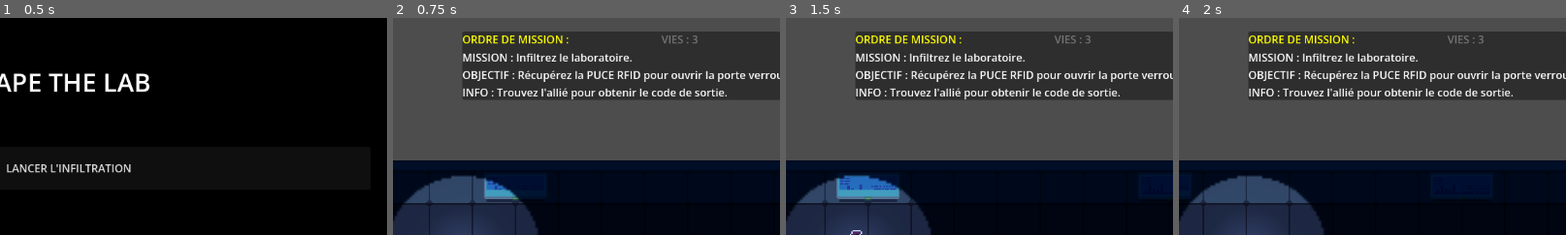
Above: before the commit, frames 1-4 (left to right).
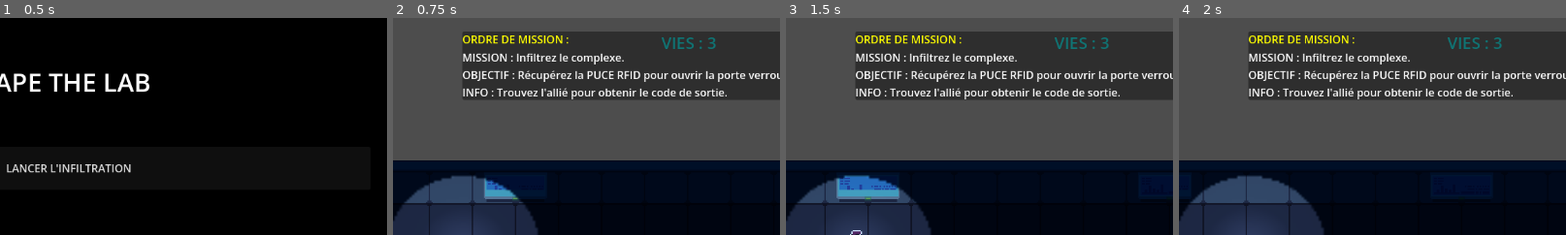
Above: after the commit, the same moments.

Repository: Docodoc3/Escape-the-lab
Game: Godot game, scene res://Scenes/main_menu.tscn
Two runs of this game, one before a commit and one after it. Both use one fixed random seed, a clock stepped at 60 frames per second and the inputs below.
Inputs:
- Up to frame 1 (0.5 s): no input
- Up to frame 2 (0.75 s): click "LANCER L'INFILTRATION" at 0.5 s
- Up to frame 3 (1.5 s): tap Enter at 1.25 s; hold D (move_right) from 1.28 s (still down); hold E (interact) from 1.28 s (still down)
- Up to frame 4 (2 s): keep holding D (move_right); keep holding E (interact)
The pictures show only the part of the screen within x 41-91%, y 0-50%; the shares and areas given below are measured in that part.

Frame 1 is identical in both runs. In frame 2, 0.7% of the frame differs, in the area x 46-84%, y 8-22%; in frame 3, 0.7%; in frame 4, 0.7%.

Commit message:
Commit changement système vie définitif de définitif de définitif

Diff:
--- a/Scripts/chest.gd
+++ b/Scripts/chest.gd
@@ -1,11 +1,10 @@
 extends StaticBody2D
-
-var is_open: bool = false # C'est cette ligne qui manquait !
+var is_open = false #
 
 func interact(player):
 	if is_open: return
 	is_open = true
-	$AnimatedSprite2D.play("open")
+	$AnimatedSprite2D.play("open") #
 	player.has_key = true
-	get_tree().call_group("hud", "show_key")
+	get_tree().call_group("hud", "show_key") #
 	get_tree().call_group("hud", "show_hud_directive", ["Puce RFID récupérée !"], "INVENTAIRE :")
--- a/Scripts/door.gd
+++ b/Scripts/door.gd
@@ -2,8 +2,8 @@
 
 func interact(player):
 	if player.has_key:
-		$AnimatedSprite2D.play("open")
+		$AnimatedSprite2D.play("open") #
 		$CollisionShape2D.set_deferred("disabled", true)
 		get_tree().call_group("hud", "show_hud_directive", ["Accès autorisé : porte ouverte."], "SYSTÈME :")
 	else:
-		get_tree().call_group("hud", "show_hud_directive", ["Accès refusé : puce RFID requise."], "ERREUR :")
+		get_tree().call_group("hud", "show_hud_directive", ["Accès refusé : clé requise."], "ERREUR :") #
--- a/Scripts/hud.gd
+++ b/Scripts/hud.gd
@@ -6,7 +6,7 @@
 var current_hud_directive_panel: PanelContainer = null
 
 func _ready():
-	add_to_group("hud")
+	add_to_group("hud") #
 	# Config Clé Bas Gauche
 	key_icon.anchor_left = 0; key_icon.anchor_top = 1
 	key_icon.offset_left = 20; key_icon.offset_top = -60
@@ -22,17 +22,20 @@
 	add_child(hp_label)
 	hp_label.anchor_left = 1; hp_label.anchor_right = 1
 	hp_label.offset_left = -280; hp_label.offset_top = 20
+	hp_label.add_theme_font_size_override("font_size", 24)
 
 func update_hp(hp: int):
-	if hp_label: hp_label.text = "VIES : " + str(hp)
+	if hp_label:
+		hp_label.text = "VIES : " + str(hp)
+		hp_label.add_theme_color_override("font_color", Color.RED if hp <= 1 else Color.CYAN)
 
 func show_key():
-	key_icon.modulate = Color.WHITE
+	key_icon.modulate = Color.WHITE #
 	key_label.text = "PUCE RFID : OK"
 	key_label.add_theme_color_override("font_color", Color.GREEN)
 
 func show_hud_directive(lines: Array, header: String = "DIRECTIVE :", time: float = 4.0):
-	if current_hud_directive_panel: current_hud_directive_panel.queue_free()
+	if current_hud_directive_panel: current_hud_directive_panel.queue_free() #
 	current_hud_directive_panel = PanelContainer.new()
 	add_child(current_hud_directive_panel)
 	current_hud_directive_panel.set_anchors_and_offsets_preset(Control.PRESET_CENTER_TOP)
--- a/Scripts/npc.gd
+++ b/Scripts/npc.gd
@@ -1,9 +1,5 @@
 extends StaticBody2D
 
 func interact(_player):
-	$AnimatedSprite2D.play("talk")
-	get_tree().call_group("hud", "show_hud_directive", [
-		"Le code secret du terminal de sortie est : 0 4 2 6",
-		"Fais vite !"
-	], "ALLIÉ :")
-	get_tree().create_timer(4.0).timeout.connect(func(): $AnimatedSprite2D.play("idle"))
+	$AnimatedSprite2D.play("talk") #
+	get_tree().call_group("hud", "show_hud_directive", ["Le code secret est : 0 4 2 6"], "ALLIÉ :") #
--- a/Scripts/player.gd
+++ b/Scripts/player.gd
@@ -7,11 +7,11 @@
 @onready var anim = $AnimatedSprite2D
 
 func _ready():
-	add_to_group("player")
+	add_to_group("player") #
 	get_tree().call_group("hud", "call_deferred", "update_hp", current_hp)
 
 func _physics_process(_delta):
-	var direction = Input.get_vector("move_left", "move_right", "move_up", "move_down")
+	var direction = Input.get_vector("move_left", "move_right", "move_up", "move_down") #
 	velocity = direction * SPEED
 	if direction != Vector2.ZERO:
 		anim.play("run")
@@ -31,26 +31,52 @@
 		t.tween_property(anim, "modulate", Color.WHITE, 0.1)
 
 func die():
-	get_tree().paused = true
+	get_tree().paused = true # On fige le monde
 	show_game_over_screen()
 
 func show_game_over_screen():
 	var canvas = CanvasLayer.new()
-	canvas.process_mode = Node.PROCESS_MODE_ALWAYS
+	canvas.process_mode = Node.PROCESS_MODE_ALWAYS # Crucial pour cliquer en pause
 	get_tree().root.add_child(canvas)
+
 	var rect = ColorRect.new()
 	rect.set_anchors_and_offsets_preset(Control.PRESET_FULL_RECT)
 	rect.color = Color(0, 0, 0, 0.8)
 	canvas.add_child(rect)
 
-	var btn = Button.new()
-	btn.text = "RECOMMENCER"
-	btn.position = Vector2(450, 350)
-	btn.pressed.connect(func(): get_tree().paused = false; get_tree().reload_current_scene())
-	canvas.add_child(btn)
+	var l = Label.new()
+	l.text = "PERDU"
+	l.set_anchors_and_offsets_preset(Control.PRESET_CENTER_TOP)
+	l.offset_top = 200
+	l.add_theme_font_size_override("font_size", 40)
+	canvas.add_child(l)
+
+	var btn_retry = Button.new()
+	btn_retry.text = "RECOMMENCER"
+	btn_retry.position = Vector2(450, 350)
+	btn_retry.custom_minimum_size = Vector2(200, 50)
+	btn_retry.process_mode = Node.PROCESS_MODE_ALWAYS # Autorise le clic pendant la pause
+	btn_retry.pressed.connect(func():
+		get_tree().paused = false
+		get_tree().reload_current_scene() #
+		canvas.queue_free()
+	)
+	canvas.add_child(btn_retry)
+
+	var btn_quit = Button.new()
+	btn_quit.text = "QUITTER"
+	btn_quit.position = Vector2(450, 450)
+	btn_quit.custom_minimum_size = Vector2(200, 50)
+	btn_quit.process_mode = Node.PROCESS_MODE_ALWAYS
+	btn_quit.pressed.connect(func():
+		get_tree().paused = false
+		get_tree().change_scene_to_file("res://Scenes/main_menu.tscn") #
+		canvas.queue_free()
+	)
+	canvas.add_child(btn_quit)
 
 func _input(event):
-	if event.is_action_pressed("interact"):
+	if event.is_action_pressed("interact"): #
 		var targets = $InteractionArea.get_overlapping_areas()
 		for target in targets:
 			if target.has_method("interact"):
--- a/Scripts/sentinel.gd
+++ b/Scripts/sentinel.gd
@@ -2,20 +2,19 @@
 
 func _on_zone_detection_body_entered(body):
 	if body.name == "Player":
-		print("Détection !")
 		body.take_damage()
-		# On place le joueur sur une zone de sol dégagée
+		# On déplace le joueur sur le sol pour éviter d'être coincé dans un mur
 		body.global_position = Vector2(150, 720)
 
-func disable():
+func disable(): # Appelé par le hacking
 	$ZoneDetection.set_deferred("monitoring", false)
 	$ZoneDetection.visible = false
 	get_parent().set_process(false)
 	$AnimatedSprite2D.modulate = Color(0.3, 0.3, 0.3)
-	get_tree().create_timer(10.0).timeout.connect(reenable)
+	get_tree().create_timer(10.0).timeout.connect(reenable) #
 
 func reenable():
 	$ZoneDetection.set_deferred("monitoring", true)
 	$ZoneDetection.visible = true
 	get_parent().set_process(true)
-	$AnimatedSprite2D.modulate = Color.WHITE
+	$AnimatedSprite2D.modulate = Color.WHITE #
--- a/Scripts/tuto_world.gd
+++ b/Scripts/tuto_world.gd
@@ -1,10 +1,13 @@
 extends Node2D
 
 func _ready():
+	# On attend que le HUD soit prêt
 	await get_tree().process_frame
+
 	var consignes = [
-		"MISSION : Infiltrez le laboratoire.",
+		"MISSION : Infiltrez le complexe.",
 		"OBJECTIF : Récupérez la PUCE RFID pour ouvrir la porte verrouillée.",
 		"INFO : Trouvez l'allié pour obtenir le code de sortie."
 	]
+	# Appel du groupe HUD pour afficher les messages
 	get_tree().call_group("hud", "show_hud_directive", consignes, "ORDRE DE MISSION :")
